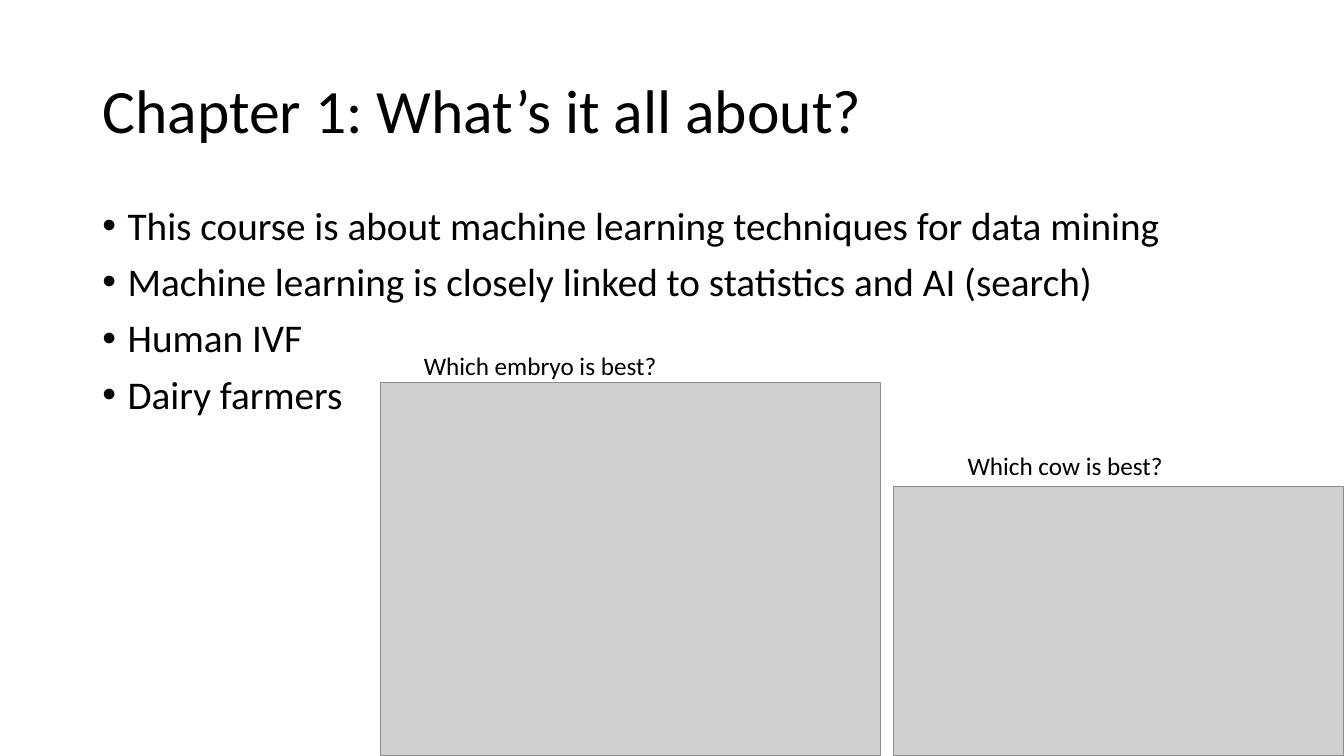
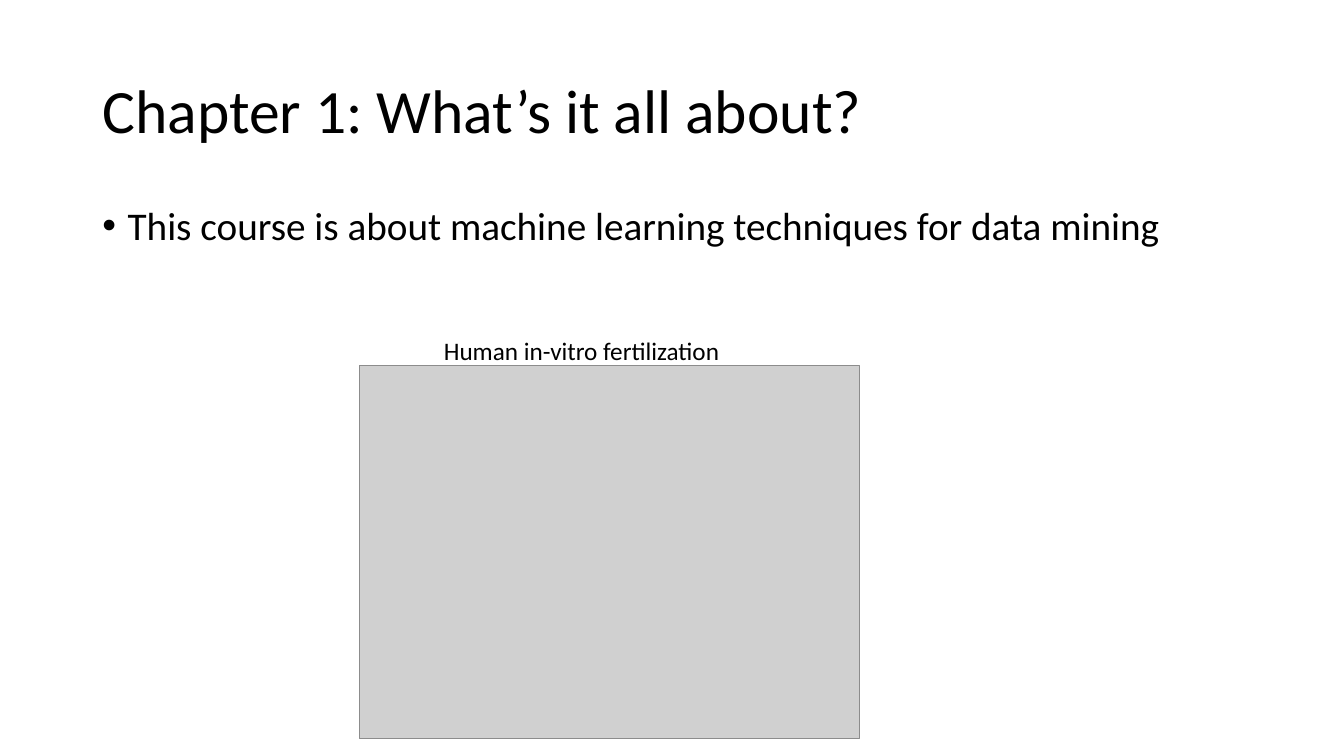
Before and after one commit to russellu/cs405, a slide deck: slide 8 of Lecture_01.pptx. Drawn at 1344x756 pixels with LibreOffice and Linux fonts; fonts in the diff are those of the drawing; grey boxes stand for pictures. Boxes give left, top, right and bottom in pixels: in the first picture for what was removed or moved away, otherwise in the second. Text is boxed around its words. In the diff, an @@ line names an element or a change of style, - is before the commit and + after.

```diff
--- a/Lecture_01.pptx
+++ b/Lecture_01.pptx
@@ text at <box>128,267,1092,416</box>: paragraphs removed @@
-• Machine learning is closely linked to statistics and AI (search)
-• Human IVF
-• Dairy farmers
@@ text at <box>444,342,719,366</box>: text changed @@
-Which embryo is best?
+Human in-vitro fertilization
@@ picture: place and size @@
-picture at <box>380,382,880,756</box>
+picture at <box>359,366,859,740</box>
@@ text removed at <box>968,457,1162,476</box> @@
-Which cow is best?
@@ picture removed at <box>894,487,1344,756</box> @@
```
Also in this commit, not shown: 8 other slides changed, 7 slides added, 3 slides removed, 1 other file.
